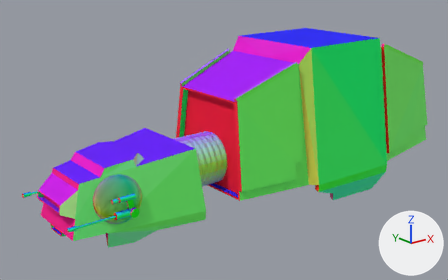
Renders of the Blender file AT-AT/AT-AT.blend from each side of a commit.
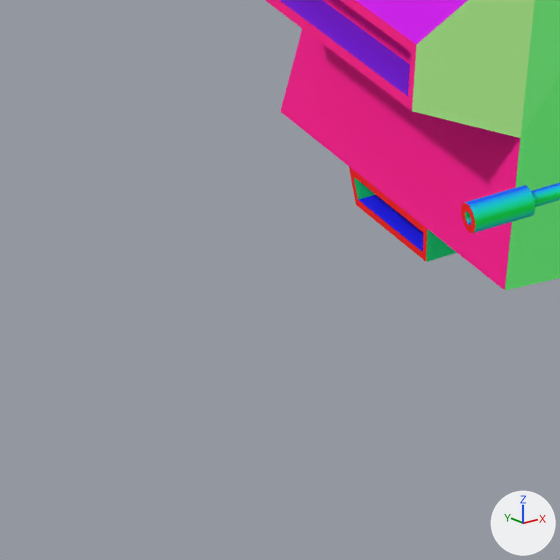
The first picture shows the older version from a camera (50 mm lens) standing at (-8.25, -9.36, 10.26) and looking at (-0.54, 0.28, 6.41). The close-ups show the older and then the newer version on the part from 0% to 18% of the width and 71% to 100% of the height of that picture. Only the edits that show in the close-ups are written down. Arrows for +X, +Y and +Z are at lower right; the lights stay in place.

Names of what the first close-up shows: 'Big_Cannon', 'Head'.
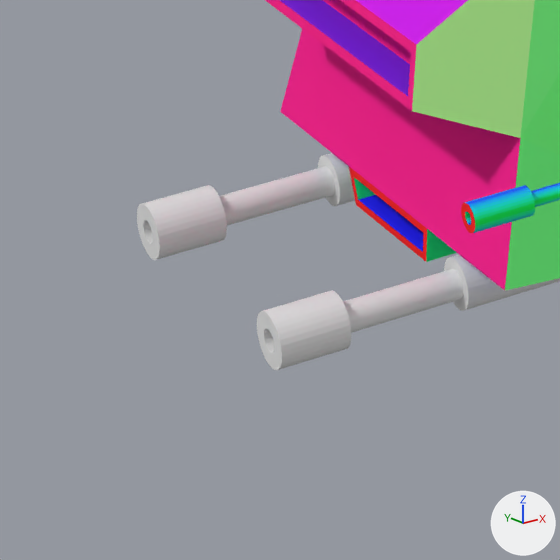
Boxes [x1, y1, x2, y2] around the edits, measured in the close-ups (560 x 560 px):
'Left_Huge_Cannon', added: after [257, 255, 560, 370]
'Right_Huge_Cannon', added: after [137, 153, 355, 260]

What the commit changed:
Mesh me_cylinder_024 is new.
It is a 32-sided cylinder along z spanning x -1.0..1.0, y -1.0..1.0, z -1.0..1.0.
Mesh me_cylinder_001 is new.
It has 320 vertices, 260 faces and spans x -1.0..1.0, y -1.0..1.0, z -15.2..1.0.
Mesh me_cylinder_003 is new.
It is a 32-sided cylinder along z spanning x -1.0..1.0, y -1.0..1.0, z -1.0..1.0.
Object 'Left_Huge_Cannon' (ob_left_huge_cannon) is new; it shows me_cylinder_001.
Its parent is ob_bot_left_axis.
Its matrix parent inverse is Matrix(((10.15, 0.0, 0.0, 33.48), (0.0, 0.0, 10.15, -56.61), (0.0, -10.15, 0.0, -3.764), (0.0, 0.0, 0.0, 1.0))).
Its location is (-3.414, -0.371, 5.578).
Its rotation in degrees is (0, 90, 0).
Its scale is (0.0985, 0.0985, 0.0985).
Object 'Bot_Left_Axis' (ob_bot_left_axis) is new; it shows me_cylinder_024.
Its location is (-3.299, -0.371, 5.578).
Its rotation in degrees is (90, 0, 0).
Its scale is (0.0985, 0.0985, 0.0985).
Object 'Right_Huge_Cannon' (ob_right_huge_cannon) is new; it shows a copy of me_cylinder_001.
Its parent is ob_bot_right_axis.
Its matrix parent inverse is Matrix(((10.15, 0.0, 0.0, 33.48), (0.0, 0.0, 10.15, -56.61), (0.0, -10.15, 0.0, 3.764), (0.0, 0.0, 0.0, 1.0))).
Its location is (-3.414, 0.371, 5.578).
Its rotation in degrees is (0, 90, 0).
Its scale is (0.0985, 0.0985, 0.0985).
Object 'Bot_Right_Axis' (ob_bot_right_axis) is new; it shows me_cylinder_003.
Its location is (-3.299, 0.371, 5.578).
Its rotation in degrees is (90, 0, 0).
Its scale is (0.0985, 0.0985, 0.0985).
